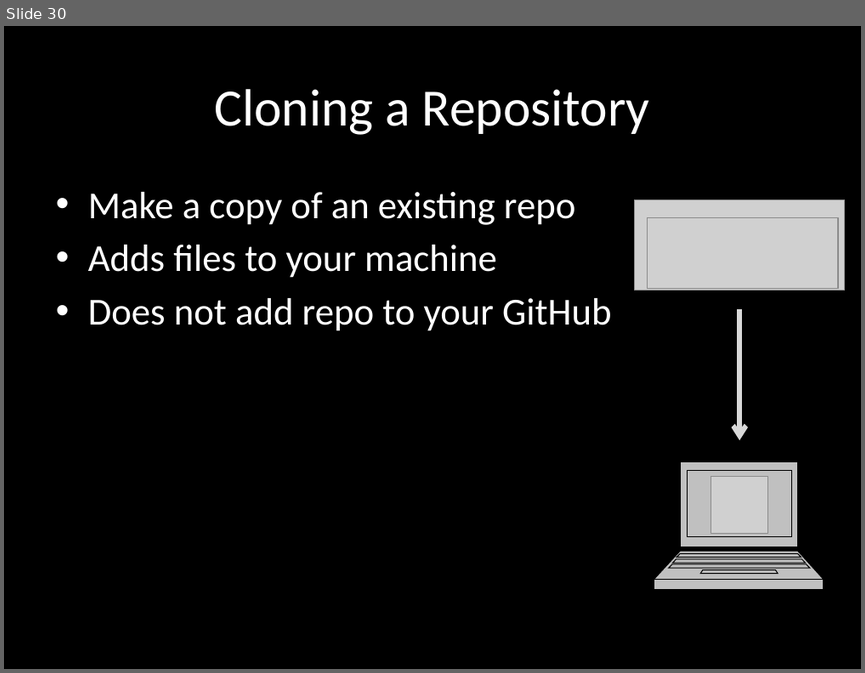
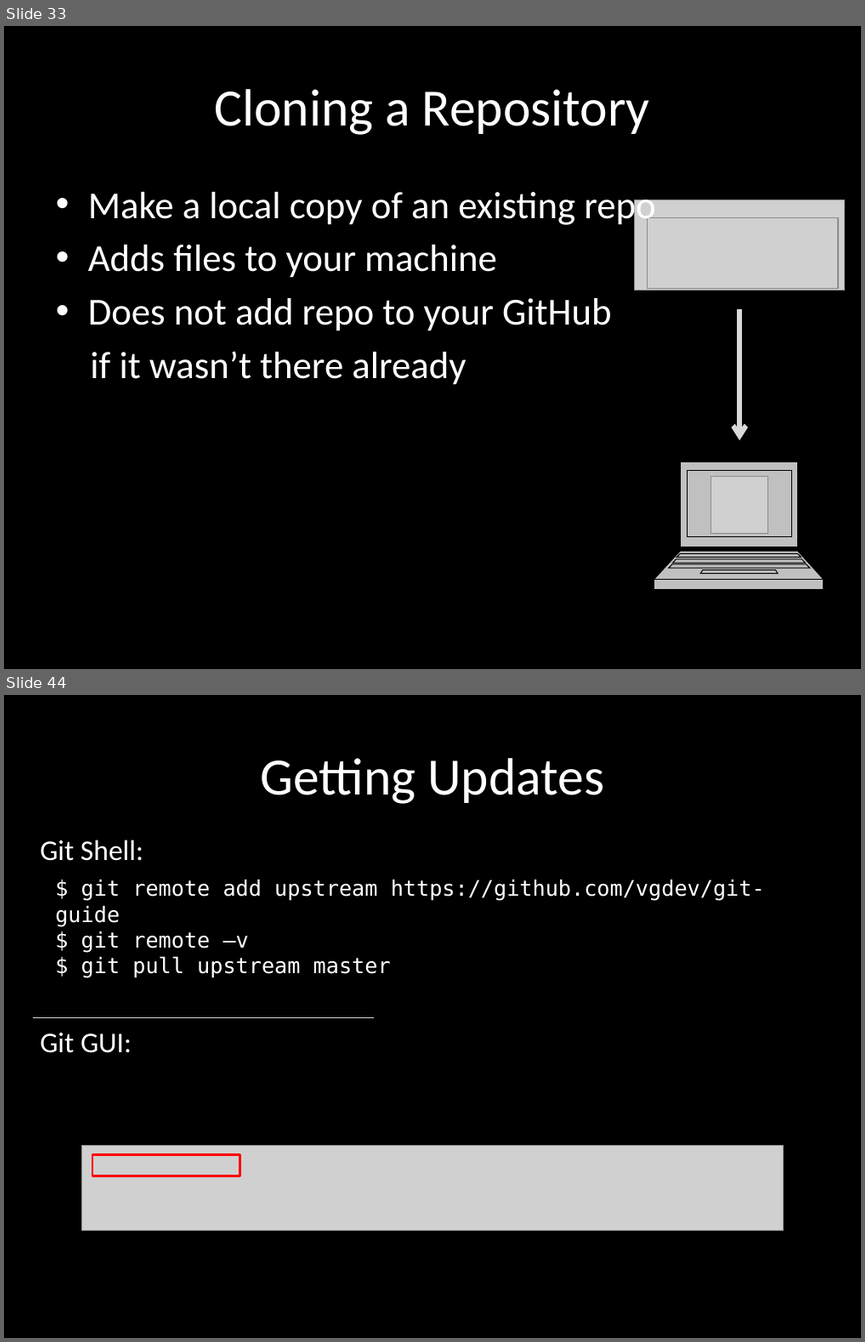
Before and after one commit to vgdev/git-guide, a slide deck: Git.pptx. Shown one above the other, each under a label of ours: slide 30 before the commit, slides 33 and 44 after it; the slides between them are not shown. The pictures are 865x673 and 865x1342 pixels, drawn with LibreOffice and Linux fonts; fonts in the diff are those of the drawing; grey boxes stand for pictures. Boxes give left, top, right and bottom in pixels: in the first picture for what was removed or moved away, otherwise in the second. Text is boxed around its words. In the diff, an @@ line names an element or a change of style, - is before the commit and + after.

```diff
--- a/Git.pptx
+++ b/Git.pptx
@@ slide 44 added at bbox=[4, 695, 861, 1338], background #000000 @@
@@ title added at bbox=[260, 758, 604, 804], 44 pt, text #FFFFFF @@
+Getting Updates
@@ text added at bbox=[40, 839, 143, 861], 24 pt, text #FFFFFF @@
+Git Shell:
@@ text added at bbox=[55, 879, 765, 978], 18 pt, text #FFFFFF @@
+$ git remote add upstream https://github.com/vgdev/git-guide
+$ git remote –v
+$ git pull upstream master
@@ line added from (32, 1018) to (374, 1018), #D8D8D8 0.75 pt @@
@@ text added at bbox=[40, 1032, 132, 1053], 24 pt, text #FFFFFF @@
+Git GUI:
@@ picture added at bbox=[82, 1145, 783, 1231] @@
@@ rectangle added at bbox=[92, 1154, 239, 1175], outline #FF0000 2 pt @@
@@ what was slide 30 is now slide 33 @@
@@ slide 33 changed as well @@
@@ text at bbox=[88, 192, 656, 228]: text changed @@
-• Make a copy of an existing repo
+• Make a local copy of an existing repo
@@ text at bbox=[90, 351, 466, 385]: paragraph added @@
+if it wasn’t there already
```
Also in this commit, not shown: 6 other slides changed, 12 other slides added.
